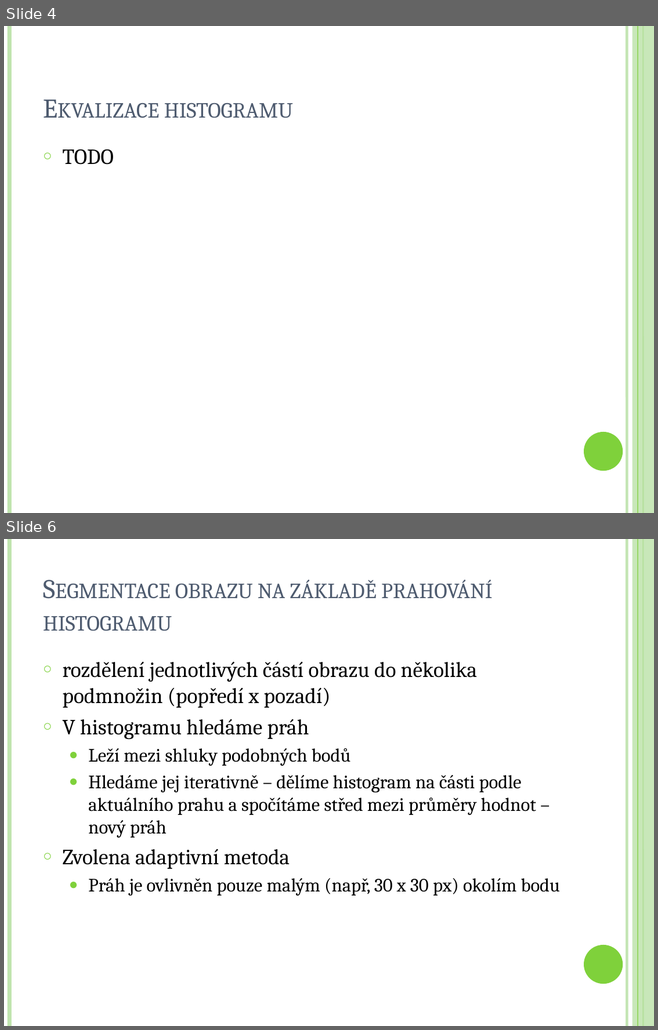
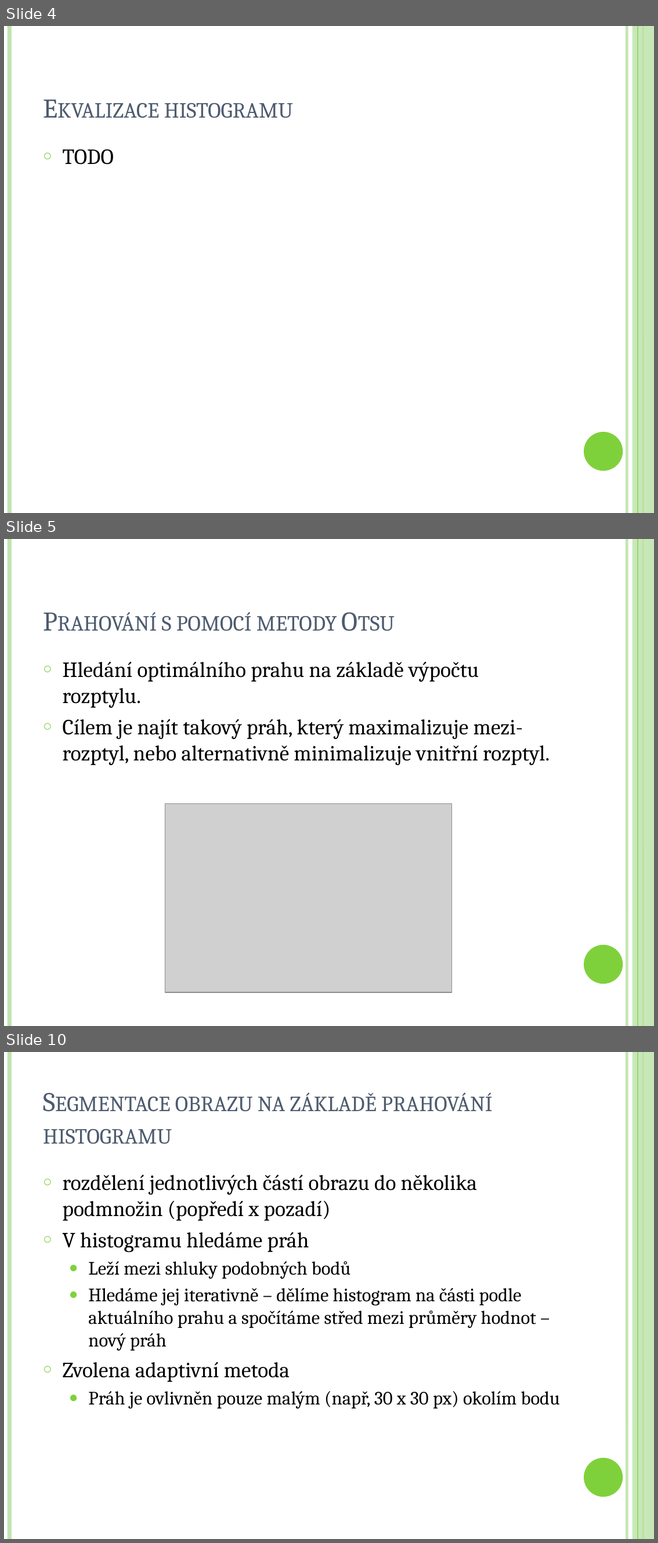
Before and after one commit to Stibius/GMU-HistogramAcceleration, a slide deck: gmu-prezentace.pptx. Shown one above the other, each under a label of ours: slides 4 and 6 before the commit, slides 4, 5 and 10 after it; the slides between them are not shown. The pictures are 658x1030 and 658x1543 pixels, drawn with LibreOffice and Linux fonts; fonts in the diff are those of the drawing; grey boxes stand for pictures. Boxes give left, top, right and bottom in pixels: in the first picture for what was removed or moved away, otherwise in the second. Text is boxed around its words. In the diff, an @@ line names an element or a change of style, - is before the commit and + after.

```diff
--- a/gmu-prezentace.pptx
+++ b/gmu-prezentace.pptx
@@ slide 5 added at bbox=[4, 539, 654, 1026], background #FFFFFF; not listed: 6 template elements that a slide beside it also shows @@
@@ title added at bbox=[162, 612, 337, 631], 30 pt, text #4E5B6F, small capitals @@
+Prahování s pomocí metody Otsu
@@ text added at bbox=[63, 661, 549, 765], 24 pt, text #000000 @@
+○ Hledání optimálního prahu na základě výpočtu rozptylu.
+○ Cílem je najít takový práh, který maximalizuje mezi-rozptyl, nebo alternativně minimalizuje vnitřní rozptyl.
@@ picture added at bbox=[165, 803, 452, 993] @@
@@ what was slide 6 is now slide 10 @@
```
Also in this commit, not shown: 1 slide changed, 3 other slides added, 1 other file.
